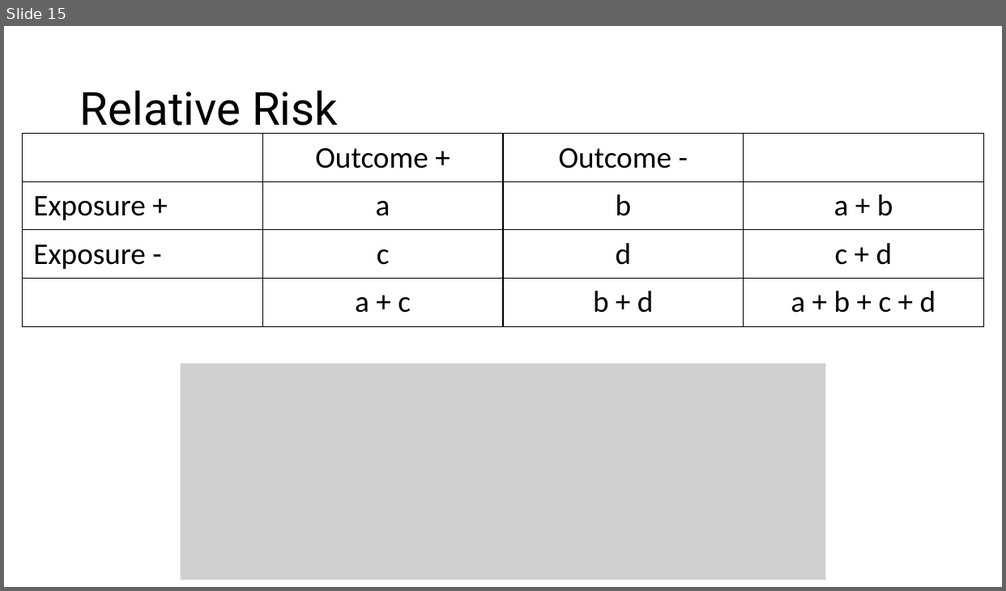
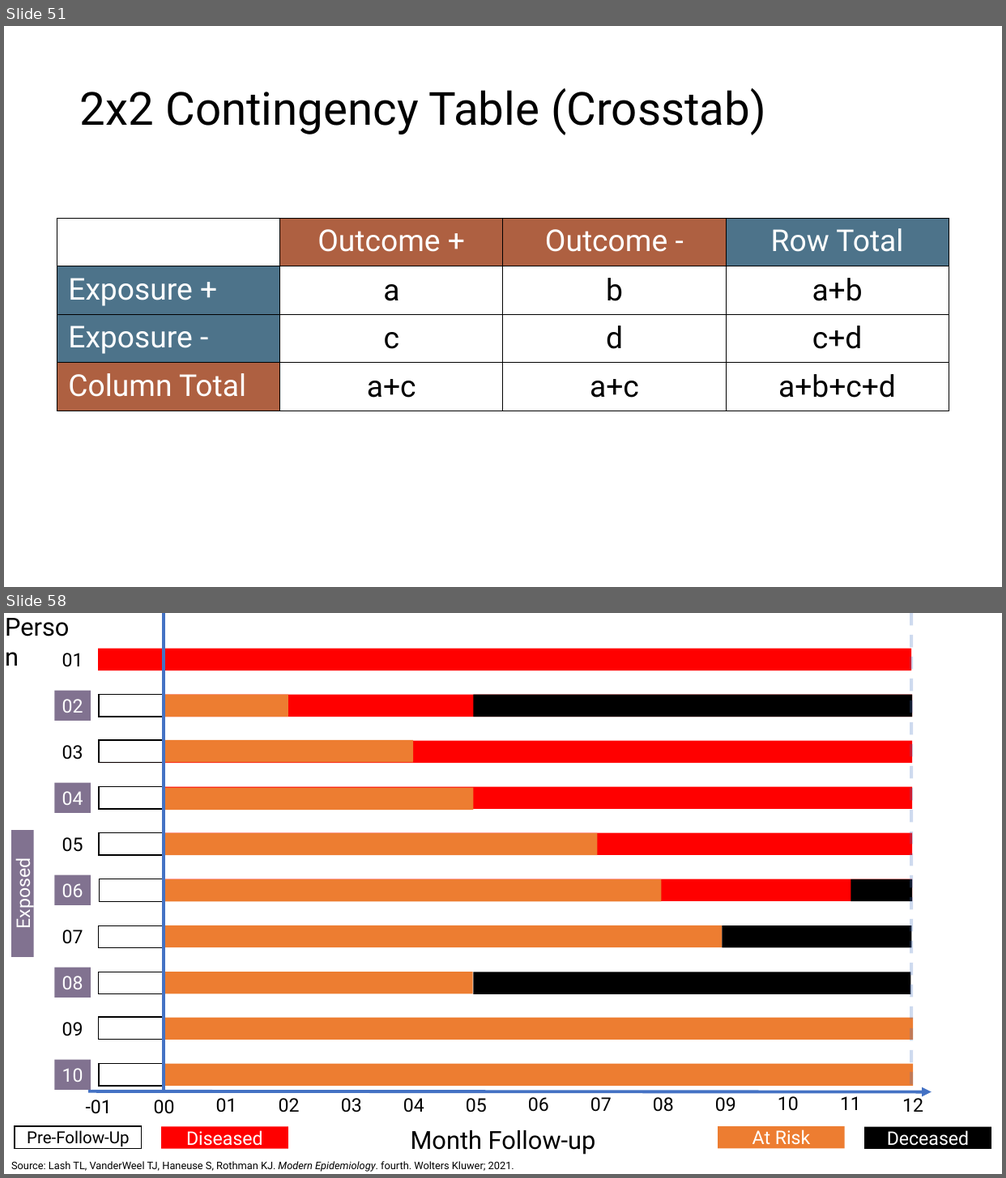
Before and after one commit to brad-cannell/epi_3_public, a slide deck: modules/04 Measures of Association/measures_of_assocaition.pptx. Shown one above the other, each under a label of ours: slide 15 before the commit, slides 51 and 58 after it; the slides between them are not shown. The pictures are 1006x591 and 1006x1178 pixels, drawn with LibreOffice and Linux fonts; fonts in the diff are those of the drawing; grey boxes stand for pictures. Boxes give left, top, right and bottom in pixels: in the first picture for what was removed or moved away, otherwise in the second. Text is boxed around its words. In the diff, an @@ line names an element or a change of style, - is before the commit and + after.

```diff
--- a/modules/04 Measures of Association/measures_of_assocaition.pptx
+++ b/modules/04 Measures of Association/measures_of_assocaition.pptx
@@ slide 58 added at (4, 613, 1002, 1174), background #FFFFFF @@
@@ group added at (4, 613, 992, 1155): 38 rectangles, 21 texts, 2 lines, 1 arrow @@
+Month Follow-up
+-01
+01
+02
+03
+04
+01
+Person
+02
+03
+04
+05
+06
+07
+08
+09
+10
+00
+05
+06
+07
+08
+09
+10
+11
+12
+Diseased
+Pre-Follow-Up
+At Risk
+Deceased
+Exposed
@@ text added at (11, 1161, 514, 1172), 10 pt, text #000000 @@
+Source: Lash TL, VanderWeel TJ, Haneuse S, Rothman KJ. Modern Epidemiology. fourth. Wolters Kluwer; 2021.
@@ what was slide 15 is now slide 51 @@
@@ slide 51 changed as well @@
@@ title at (80, 88, 766, 135): text changed @@
-Relative Risk
+2x2 Contingency Table (Crosstab)
@@ table at (57, 219, 949, 412) @@
-row 1, column 4: 
+row 1, column 4: Row Total
-row 2, column 4: a + b
+row 2, column 4: a+b
-row 3, column 4: c + d
+row 3, column 4: c+d
-row 4:  | a + c | b + d | a + b + c + d
+row 4: Column Total | a+c | a+c | a+b+c+d
@@ fill none to #AE6041 in 2 cells @@
@@ fill none to #4D738A in 2 cells @@
@@ font Calibri to Roboto in "Outcome +", "Outcome -", "Exposure +", "a" and 4 more places @@
@@ text colour #000000 to #FFFFFF in "Outcome +", "Outcome -", "Exposure +", "Exposure -" @@
@@ table: place and size @@
-table at (23, 134, 984, 327)
+table at (57, 219, 949, 412)
@@ picture removed at (180, 364, 825, 581) @@
```
Also in this commit, not shown: 17 other slides changed, 81 other slides added, 5 slides removed, 5 other files.
